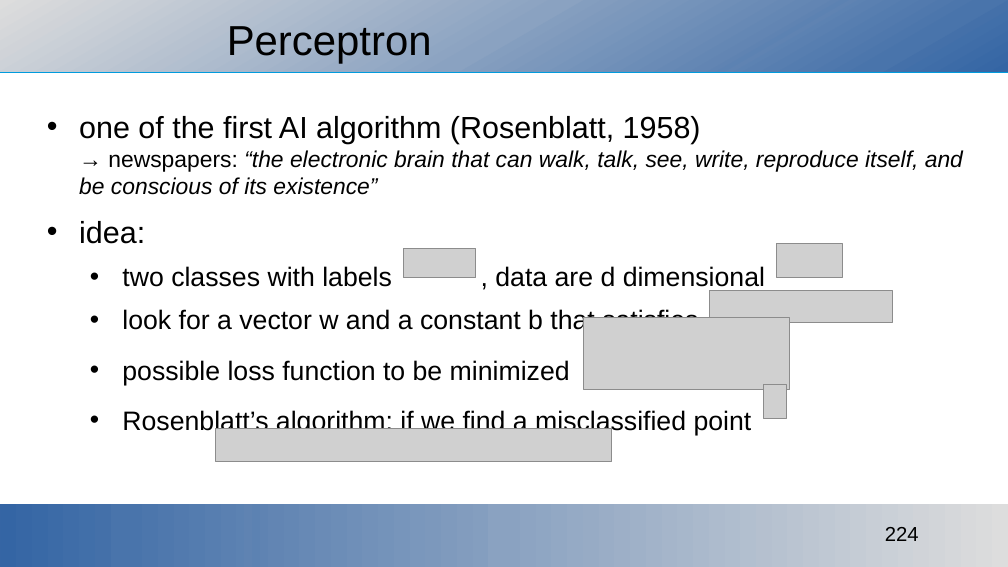
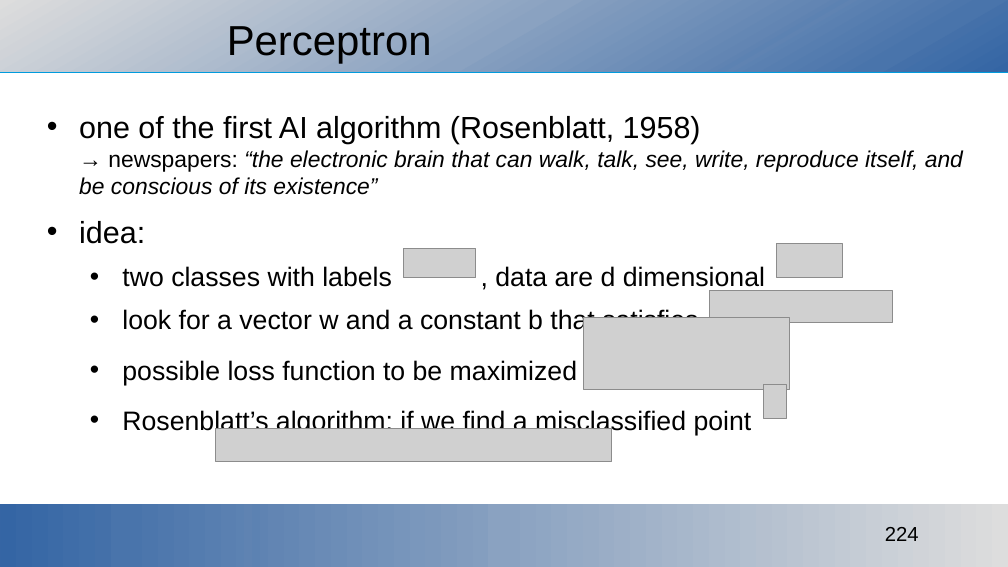
Before and after one commit to ajakovac/ML-in-Practice-I, a slide deck: slide 224 of ML in practice.odp. Drawn at 1008x567 pixels with LibreOffice and Linux fonts; fonts in the diff are those of the drawing; grey boxes stand for pictures; background and template pictures are left out. Boxes give left, top, right and bottom in pixels: in the first picture for what was removed or moved away, otherwise in the second. Text is boxed around its words. In the diff, an @@ line names an element or a change of style, - is before the commit and + after.

```diff
--- a/ML in practice.odp
+++ b/ML in practice.odp
@@ text at <box>122,360,577,385</box>: text changed @@
-  • possible loss function to be minimized
+  • possible loss function to be maximized
```
Also in this commit, not shown: 6 other slides changed, 15 slides added, 16 other files.
